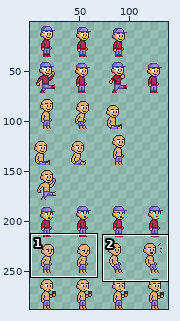
File history of a sprite sheet, Brackeys Jam 2021.8/Assets/Assets/Characters/male2.png. Above, an overview of the earlier version with the close-up marked.
Close-up. Old version:
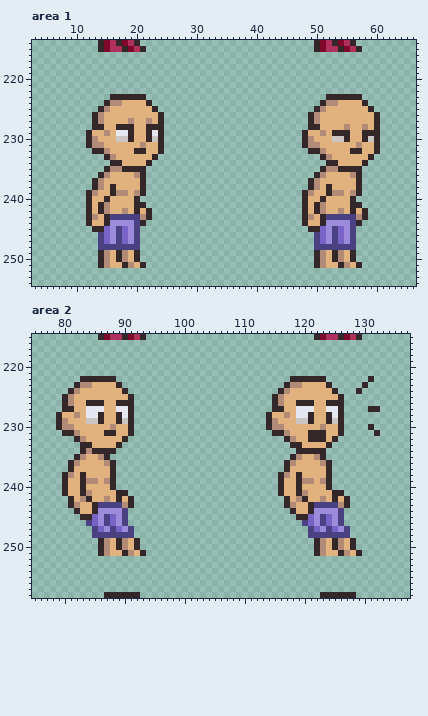
The file is 144x288 pixels. Shown: area 1: x 3..66, y 214..254; area 2: x 75..137, y 215..258. The wide view leaves out empty margins.
The same view after the edit:
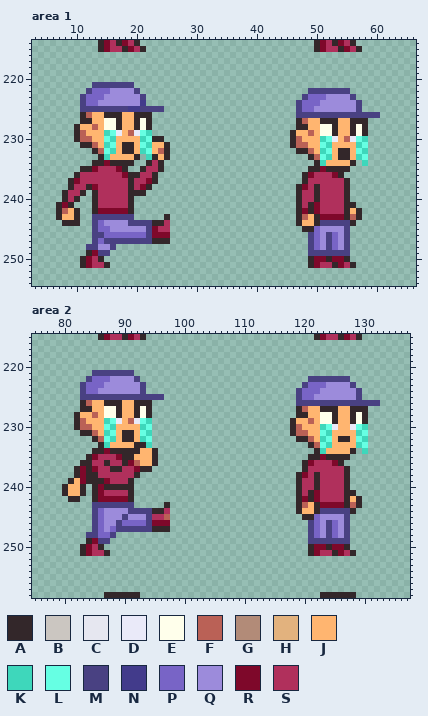
Palette (. is transparent): A #33272a  B #cbc6c1  C #e6e7f0  D #eaeaf9  E #ffffeb  F #ba6156  G #b28b78  H #e2b27e  J #ffb570  K #3ed7bb  L #66ffe3  M #494182  N #423b8b  P #7864c6  Q #9c8bdb  R #7e082a  S #b0305c
Author's note on the commit: Make Male2 cry run animation
Diff:
Area 1:
y 221: x 13..19 ....... -> MMMMMMM
y 222: x 12..20 ......... -> MPPPQQQQM; x 49..55 ....... -> MMMMMMM
y 223: x 11..21 .....AAAAAA -> MPPPQQQQQQM; x 48..57 ....AAAAAA -> MPPPQQQQM.
y 224: x 11..22 ....AGGHHHHA -> MPPQQQQQQQN.; x 47..58 ....AGGHHHHA -> MPPPQQQQQQM.
y 225: x 11..24 ...AGHHHHHHHA. -> MMMMMMMMNNMMMM; x 47..59 ...AGHHHHHHHA -> MPPQQQQQQQM..
y 226: x 11..24 ..AGHHHHHHHHHA -> AFJJAAAJJAAA..; x 47..60 ..AGHHHHHHHHHA -> MMMMMMMMMMMMMM
y 227: x 11..24 ..AGHHHHGHHGHA -> AAJJEEAJJAEA..; x 47..60 ..AGHHHHHHHHHA -> AFJJAAAJJAAA..
y 228: x 10..16 ...AAHH -> AJJFJEE; x 18..21 AAHH -> JJAE; x 23..24 AA -> ..; x 47..60 ..AAHHHHGHHGHA -> AAJJEEAJJAEA..
y 229: x 10..24 ..AHHGHCCAHHACA -> AFJJJKLDJFDLK..; x 46..52 ..AHHGH -> AJJFJEE; x 54..57 AAHH -> JJAE; x 59..60 AA -> ..
y 230: x 10..23 ..AGHHHBBAHHAB -> AFFJJLKJJJJKLA; x 46..60 ..AGHHHBBAHHABA -> AFJJJKLDJFDLK..
y 231: x 11 . -> A; x 13..25 GGHHHHHHGHHA. -> FJKLJAAJLKJJA; x 46..60 ..AGGHHHHHHGHHA -> AFFJJLKJJJJKL..
y 232: x 14..25 AGHHHHAAHHA. -> FLKJAAJKLJFA; x 47..60 ..AAGHHHHAAHHA -> AAFJKLJAAJLK..
y 233: x 14..22 .AGHHHHHH -> AKJJJJA.K; x 24..25 .. -> JA; x 49..59 ..AGHHHHHHA -> AFLKJAAJKL.
y 234: x 13..15 ... -> AAR; x 18..21 HHHH -> AA..; x 23..24 .. -> SA; x 50..58 ..AAHHHHA -> AKJJJJA.K
y 235: x 11..17 ....AGG -> AARSSSR; x 19..20 AA -> ..; x 22..24 ... -> SSA; x 49..53 ..AGG -> AARAA; x 56..57 AA -> ..
y 236: x 10..23 ....AGHHHHGA.. -> ASSSSSSSRAASSA; x 48..57 ..AGHHHHGA -> ARSSSRA...
y 237: x 9..23 ....AGHHHHHHA.. -> ARSSSSSSSSASSRA; x 48..57 .AGHHHHHHA -> ASSSSSSA..
y 238: x 9..22 ....AGHAHHHHA. -> ASSARSSSSSASRA; x 47..57 ..AGHAHHHHA -> ARSASSSSA..
y 239: x 8..20 ....AGHHAGGHG -> ASSA.ASSSSSAA; x 47..57 .AGHHAGGHGA -> ASSASSSSA..
y 240: x 8..10 ... -> ASA; x 12..20 AHHAHHHHA -> .ASSSSSA.; x 47..56 .AHHAHHHHA -> ASSASSSSA.
y 241: x 7..9 ... -> ARA; x 12..21 AHAGHHHHAA -> .ASSSSSA..; x 47..55 .AHAGHHHH -> ASARSSSSA; x 57 A -> .
y 242: x 7..10 .... -> AFJA; x 12..22 AHAGHHGHAHA -> .ARRRRRA...; x 47..58 .AHAGHHGHAHA -> ARARSSSSAJA.
y 243: x 7..10 .... -> AJJA; x 12..15 AGHA -> .MMM; x 20..22 MGA -> ...; x 25 . -> A; x 47..58 .AGHAMMMMMGA -> AFJARRRRAFA.
y 244: x 8..10 ... -> AAA; x 12..15 AHHA -> .MPQ; x 19 Q -> M; x 21..25 A.... -> MMAAS; x 47..57 .AHHAQQQQMA -> AJJAMMMMMA.
y 245: x 13..14 AA -> MP; x 17..18 MP -> QQ; x 20..25 M..... -> QQMRSS; x 48 . -> A; x 50..51 AP -> PQ; x 53..56 MPQM -> QQM.
y 246: x 13 . -> M; x 16..17 QM -> PP; x 19..25 QM..... -> PPPMRRR; x 49..56 .MPQMPQM -> MPQMPQM.
y 247: x 13..16 .MPQ -> MPMM; x 18..19 PQ -> MM; x 21..25 ..... -> MMAAA; x 49..56 .MPQMPQM -> MPQMPQM.
y 248: x 12..15 ..MM -> MMQQ; x 17..20 MMMM -> ....; x 49..51 .MM -> MPQ; x 53..54 MM -> PQ; x 56 M -> .
y 249: x 12..20 ..AGHAGHA -> ARMM.....; x 49..56 .AGHAGHA -> MMMMMMM.
y 250: x 11..13 ... -> ARS; x 15..20 GHAGHA -> ......; x 49..56 .AGHAGHA -> ARRARRA.
y 251: x 11..21 ...AGHHAGHA -> ARSSA......; x 49..57 .AGHHAGHA -> ARSSARSA.
Area 2:
y 221: x 85..91 ....... -> MMMMMMM
y 222: x 83..92 AAAAAA.... -> .MPPPQQQQM; x 118..127 AAAAAA.... -> ...MMMMMMM; x 131 A -> .
y 223: x 82..93 AGGHHHHA.... -> .MPPPQQQQQQM; x 117..128 AGGHHHHA.... -> ...MPPPQQQQM; x 130 A -> .
y 224: x 81..93 AGHHHHHHHA... -> ..MPPQQQQQQQM; x 116..129 AGHHHHHHHA...A -> ...MPPPQQQQQQM
y 225: x 80..96 AGHHHHHHHHHA..... -> ...MMMMMMMMMMMMMM; x 115..129 AGHHHHHHHHHA... -> ....MPPQQQQQQQM
y 226: x 80..88 AGHHAAAHH -> ...AFJJAA; x 90..94 AA... -> JJAAA; x 115..132 AGHHAAAHHAAA...... -> ....MMMMMMMMMMMMMM
y 227: x 80..94 AAHHCCCHHCCA... -> ...AAJJEEAJJAEA; x 115..132 AAHHCCCHHCCA....AA -> ....AFJJAAAJJAAA..
y 228: x 79..88 AHHGHCCAHH -> ...AJJFJEE; x 90..94 CA... -> JJAEA; x 114..130 AHHGHCCAHHACA.... -> .....AAJJEEAJJAEA
y 229: x 79..94 AGHHHBBAHHABA... -> ...AFJJJKLDJFDLK; x 114..130 AGHHHBBAHHABA.... -> ....AJJFJEEAJJAEA
y 230: x 79..94 AGGHHHHHHGHHA... -> ...AFFJJLKJJJJKL; x 114..131 AGGHHHHHHGHHA....A -> ....AFJJJKLDJJDLK.
y 231: x 80..90 AAGHHHHAAHH -> ...AAFJKLJA; x 92..94 ... -> JLK; x 115..130 AAGHHHAAAHHA.... -> ...AFFJJLKJJJJKL; x 132 A -> .
y 232: x 82..89 AGHHHHHH -> ...AFLKJ; x 91..94 .... -> AJKL; x 117..130 AGHHAAAHA..... -> ..AAFJKLJAAJLK
y 233: x 83..94 AAHHHHA..... -> ...AKJJJJAAK; x 118..130 AAHHHHA...... -> ...AFLKJJJJKL
y 234: x 83..84 AG -> ..; x 87 A -> R; x 89..95 ....... -> AAAAJJA; x 119..121 AAA -> ...; x 123..128 A..... -> KJJJJA; x 130 . -> K
y 235: x 82..95 AGHHGA........ -> ..ARSSSRAAJJJA; x 118..127 AGHHGA.... -> ...AARAAAA
y 236: x 81..95 AGHHHHGA....... -> ..AASSASSARFJJA; x 117..126 AGHHHHGA.. -> ...ARSSSRA
y 237: x 81..87 AHHHHHH -> .ARARSS; x 89..94 ...... -> ASSRAA; x 117..127 AHHHHHHA... -> ...ASSSSSSA
y 238: x 80..92 AGHAHHHHA.... -> ..ARAASSSSSSA; x 116..118 AGH -> ...; x 120..127 HHHHA... -> RSASSSSA
y 239: x 80..91 AHHAGGHGA... -> .AJRAAARSSSA; x 116..118 AHH -> ...; x 120..127 GGHGA... -> SSASSSSA
y 240: x 81..82 HH -> JJ; x 84..87 HHHH -> .ARA; x 89..91 ... -> AAA; x 116..118 AHH -> ...; x 120..127 HHHHA... -> SSASSSSA
y 241: x 81..82 HH -> JJ; x 84..91 GHHHHAA. -> .ARSSSSA; x 116..118 AHH -> ...; x 120..128 GHHHHAA.. -> SARSSSSAA
y 242: x 82..90 HGAHHGHAH -> A..ARRRRR; x 117..126 AHGAHHGHAH -> ..ARARSSSS; x 128..129 .. -> JA
y 243: x 81..85 AGHHA -> ....M; x 90..91 GA -> MM; x 97 . -> A; x 117..126 AGHHAMMMMG -> ..AFJARRRR; x 128..129 .. -> FA
y 244: x 82..86 AHHAQ -> ...MP; x 90..97 M....... -> QMMMMAAS; x 118..125 AHHAQQQQ -> .AJJAMMM; x 127..128 .. -> MA
y 245: x 83..88 AAPQMP -> ..MPQQ; x 91..97 ....... -> QQQMSSF; x 119 A -> .; x 121..124 PQMP -> APQQ; x 126..127 M. -> QM
y 246: x 84..97 MPQMPQM....... -> .MPQQMPPPPMRRR; x 120..127 MPQMPQM. -> .MPQMPQM
y 247: x 88..90 MPQ -> PMM; x 92..97 ...... -> MMMAAA
y 248: x 84 . -> M; x 86..87 MM -> PP; x 89..91 MMM -> ...; x 122..123 MM -> PQ; x 125..126 MM -> PQ
y 249: x 84..92 ..AGHAGHA -> ARMM.....; x 121..128 .AGHAGHA -> MMMMMMM.
y 250: x 83..85 ... -> ARS; x 87..92 GHAGHA -> ......; x 121..128 .AGHAGHA -> ARRARRA.
y 251: x 83..93 ...AGHHAGHA -> ARSSA......; x 121..129 .AGHHAGHA -> ARSSARSA.
Boxes around the changes in both close-ups, in picture pixels (x1, y1, x2, y2):
changed: (56, 82, 170, 268)
changed: (290, 88, 380, 268)
changed: (56, 370, 170, 556)
changed: (266, 376, 380, 556)
